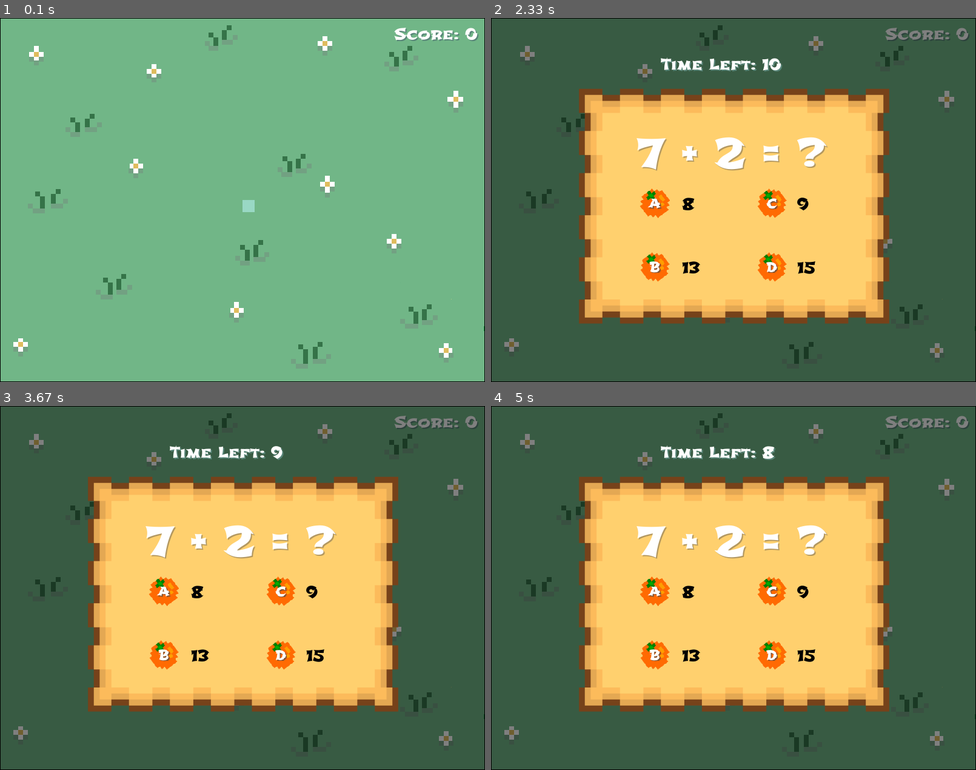
Above: before the commit, frames 1-4 (two rows, left to right).
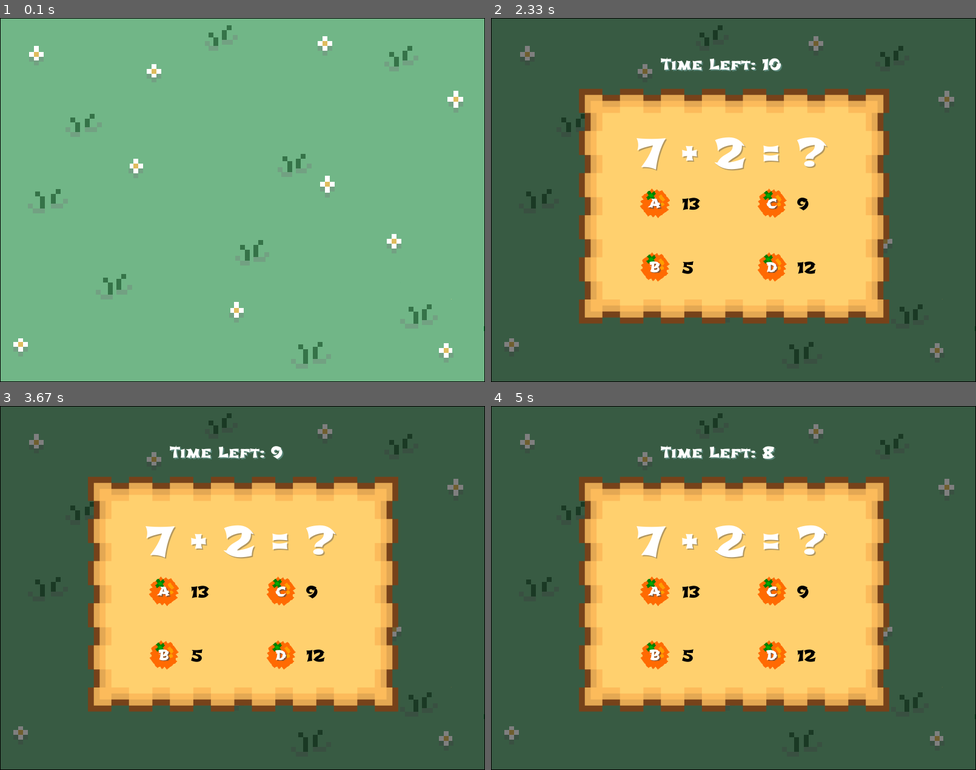
Above: after the commit, the same moments.

Repository: jocelyn-chang/digit-dynasty
Game: pygame game, started from SnakeGame.py
Two runs of this game, one before a commit and one after it. Both use one fixed random seed, a clock stepped at 60 frames per second and the inputs below.
Inputs:
- Up to frame 1 (0.1 s): no input
- Up to frame 2 (2.33 s): no input
- Up to frame 3 (3.67 s): no input
- Up to frame 4 (5 s): no input

The runs differ from the first frame. In frame 1, 0.5% of the frame differs, in the area x 50-99%, y 2-54%; in frame 2, 0.5%, in the area x 39-99%, y 2-71%; in frame 3, 0.5%; in frame 4, 0.5%.

Commit message:
Made some changes

Diff:
--- a/SnakeGame.py
+++ b/SnakeGame.py
@@ -6,47 +6,29 @@
 # Initialize Pygame
 pygame.init()
 
-# Screen dimensions
+# Initializing screen dimensions
 SCREEN_WIDTH = 800
 SCREEN_HEIGHT = 600
-
-# Create the screen
 screen = pygame.display.set_mode((SCREEN_WIDTH, SCREEN_HEIGHT))
+
+# Setting caption for game
 pygame.display.set_caption('SNAKE GAME')
 
-# Create overlay surface
+# Create dark overlay for question screen
 overlay = pygame.Surface((SCREEN_WIDTH, SCREEN_HEIGHT))
 overlay.set_alpha(128)  # Set transparency (0-255)
 overlay.fill((0, 0, 0))  # Fill with black
 
-# Load background image
+# Load images
 BACKGROUND = pygame.image.load("images/snakegamebg.png")
-
-# Load qbox
 QBOX = pygame.image.load("images/snakegameqbox.png")
 
-# # Load fruit image
-# FRUIT_A = pygame.image.load("images/orangea.png").convert_alpha()
+# Load fruit images and scale to the right size
 fruit_size = (50, 50)
-# Load fruit image
-FRUIT_A = pygame.image.load("images/orangea.png").convert_alpha()
-# Scale the fruit image to the new size
-FRUIT_A = pygame.transform.scale(FRUIT_A, fruit_size)
-# Load fruit image
-FRUIT_B = pygame.image.load("images/orangeb.png").convert_alpha()
-# Scale the fruit image to the new size
-FRUIT_B = pygame.transform.scale(FRUIT_B, fruit_size)
-# Load fruit image
-FRUIT_C = pygame.image.load("images/orangec.png").convert_alpha()
-# Scale the fruit image to the new size
-FRUIT_C = pygame.transform.scale(FRUIT_C, fruit_size)
-# Load fruit image
-FRUIT_D = pygame.image.load("images/oranged.png").convert_alpha()
-# Scale the fruit image to the new size
-FRUIT_D = pygame.transform.scale(FRUIT_D, fruit_size)
-
-# # Scale the fruit image to the new size
-# FRUIT_A = pygame.transform.scale(FRUIT_A, fruit_size)
+FRUIT_A = pygame.transform.scale(pygame.image.load("images/orangea.png").convert_alpha(), fruit_size)
+FRUIT_B = pygame.transform.scale(pygame.image.load("images/orangeb.png").convert_alpha(), fruit_size)
+FRUIT_C = pygame.transform.scale(pygame.image.load("images/orangec.png").convert_alpha(), fruit_size)
+FRUIT_D = pygame.transform.scale(pygame.image.load("images/oranged.png").convert_alpha(), fruit_size)
 
 # Clock for controlling game speed
 clock = pygame.time.Clock()
@@ -55,14 +37,17 @@
 gold1 = (230, 224, 174)
 gold2 = (223, 188, 94)
 gold3 = (179, 152, 96)
+
 red1 = (238, 97, 70)
 red2 = (215, 60, 55)
 red3 = (181, 31, 9)
+
 green1 = (116, 217, 219)
 green2 = (153, 216, 196)
 green3 = (113, 182, 135)
 green4 = (88, 133, 120)
 green5 = (117, 132, 133)
+
 black = (0, 0, 0)
 white = (255, 255, 255)
 
@@ -70,9 +55,7 @@
 snake_block = 20
 snake_speed = 10
 
-# Font for displaying score
-font_style = pygame.font.Font("fonts/Shojumaru-Regular.ttf", 25)
-
+# Access the font style with changeable size
 def get_font(size):
   return pygame.font.Font("fonts/Shojumaru-Regular.ttf", size)
 
@@ -80,17 +63,18 @@
 def current_score(score):
   # Shadow text
   shadow = get_font(25).render("Score: " + str(score), True, green4)
-  screen.blit(shadow, [652, 12])
+  screen.blit(shadow, [652, 12]) # Displays text
 
   # Main text
   main = get_font(25).render("Score: " + str(score), True, white)
-  screen.blit(main, [650, 10])
+  screen.blit(main, [650, 10]) # Displays text
 
 # Function to draw the snake
 def snake(snake_block, snake_list):
   for i in snake_list:
-    pygame.draw.rect(screen, green2, [i[0], i[1], snake_block, snake_block])
-
+    pygame.draw.rect(screen, green2, [i[0], i[1], snake_block, snake_block]) # Draws each rectangle of the snake at the right coordinates
+
+# Shows the time left for the question
 def timeLeft(time):
   # Shadow text
   shadow = get_font(25).render("Time Left: " + str(time), True, green4)
@@ -100,79 +84,80 @@
   main = get_font(25).render("Time Left: " + str(time), True, white)
   screen.blit(main, [280, 60])
 
+# NEED TO CHANGE LATER TO USE THE QUESTION CLASS INSTEAD
+# Generates the question and answer
 def question(level):
-  if level < 5:
+  if level < 5: # For single digit addition
     num1 = random.randint(1, 9)
     num2 = random.randint(1, 9)
-  else:
+  else: # For double digit addition
     num1 = random.randint(1, 99)
     num2 = random.randint(1, 99)
 
   ans = num1 + num2
-  return str(num1) + " + " + str(num2) + " = ?" + str(ans)
-  # # Shadow text
-  # shadow = get_font(65).render(str(num1) + " + " + str(num2) + " = ?", True, gold3)
-  # screen.blit(shadow, [242, 182])
-
-  # # Main text
-  # main = get_font(65).render(str(num1) + " + " + str(num2) + " = ?", True, white)
-  # screen.blit(main, [240, 180])
-
+  q = str(num1) + " + " + str(num2) + " = ?"
+  return [q, ans]
+
+# Generates the options for the question
 def options(correctAns):
-  choice1 = int(correctAns) + random.randint(1, 9)
-  choice2 = int(correctAns) - random.randint(1, int(correctAns))
-  choice3 = int(float(correctAns) * (10+random.randint(1, 9))//10)
-  if choice3 == choice2 or choice3 == choice1:
-    choice3 += 1
-
-  choices = [str(choice1), str(choice2), str(choice3), correctAns]
-  choiceA = random.choice(choices)
-  choices.remove(choiceA)
-  choiceB = random.choice(choices)
-  choices.remove(choiceB)
-  choiceC = random.choice(choices)
-  choices.remove(choiceC)
-  choiceD = random.choice(choices)
-  choices.remove(choiceD)
-
-  a = get_font(25).render(choiceA, True, black)
-  b = get_font(25).render(choiceB, True, black)
-  c = get_font(25).render(choiceC, True, black)
-  d = get_font(25).render(choiceD, True, black)
+  opt1 = correctAns + random.randint(1, 5) # altered by adding a random number
+  opt2 = correctAns - random.randint(1, correctAns-1) # altered by subtracting a random number below the answer
+  opt3 = int(float(correctAns) * (10+random.randint(1, 5))//10) # altered by multiplying by a percentage of the answer
+
+  if opt3 == opt2 or opt3 == opt1 or opt3 == correctAns: # changing opt3 if it rounds to a repeat number
+    opt3 += 1
+
+  optList = [str(opt1), str(opt2), str(opt3), str(correctAns)] # list of options
+
+  # Picks out and assigns a random option from the list
+  optA = random.choice(optList)
+  optList.remove(optA)
+  optB = random.choice(optList)
+  optList.remove(optB)
+  optC = random.choice(optList)
+  optList.remove(optC)
+  optD = random.choice(optList)
+
+  # Turn each option into text
+  a = get_font(25).render(optA, True, black)
+  b = get_font(25).render(optB, True, black)
+  c = get_font(25).render(optC, True, black)
+  d = get_font(25).render(optD, True, black)
 
   return [a, b, c, d]
 
-
-
+# Create list of coordinates for the food
+def foodCoordinates(x1, y1):
+  # Randomize position of fruits
+  foodCoord = [[x1, y1]]
+  i = 0
+  while i < 4:
+    num1 = round(random.randrange(0, SCREEN_WIDTH -(snake_block + 40)) / 10.0) * 10.0
+    num2 = round(random.randrange(0, SCREEN_HEIGHT - (snake_block + 40)) / 10.0) * 10.0
+    while foodCoord.__contains__((num1, num2)):
+      num1 = round(random.randrange(0, SCREEN_WIDTH - (snake_block + 40)) / 10.0) * 10.0
+      num2 = round(random.randrange(0, SCREEN_HEIGHT - (snake_block + 40)) / 10.0) * 10.0
+    foodCoord.append([num1, num2])
+    i += 1
+  return foodCoord
+
+# Check if food's been eaten
+# def foodEaten()
 
 # Main game function
-def game(level):
+def game(user):
   run = True
   pause = True
   correct = False
-  currQ = question(level)
-  spliceIndex = currQ.index("?") + 1
-  correctAns = currQ[spliceIndex:]
-  currQ = currQ[:spliceIndex]
+  level = user.get_add()
+  currQNA = question(level)
+  currQ = currQNA[0]
+  correctAns = currQNA[1]
   optionList = options(correctAns)
 
-  # choice1 = int(correctAns) + random.randint(1, 9)
-  # choice2 = int(correctAns) - random.randint(1, 9)
-  # choice3 = int(float(correctAns) * (1+random.randint(1, 9)))
-
-  # choices = [str(choice1), str(choice2), str(choice3), correctAns]
-  # choiceA = random.choice(choices)
-  # choices.remove(choiceA)
-  # choiceB = random.choice(choices)
-  # choices.remove(choiceB)
-  # choiceC = random.choice(choices)
-  # choices.remove(choiceC)
-  # choiceD = random.choice(choices)
-  # choices.remove(choiceD)
-
-  # Snake starting coordinates
-  x1 = SCREEN_WIDTH / 2
-  y1 = SCREEN_HEIGHT / 2
+  # # Snake starting coordinates
+  # x1 = SCREEN_WIDTH / 2
+  # y1 = SCREEN_HEIGHT / 2
 
   # Initialize change in coordinates
   x1_change = 0
@@ -182,25 +167,56 @@
   snake_list = []
   snake_len = 1
 
-  # # Load fruit image
-  # FRUIT_A = pygame.image.load("images/orangea.png").convert_alpha()
-  # # Scale the fruit image to the new size
-  # FRUIT_A = pygame.transform.scale(FRUIT_A, fruit_size)
-
-  # Randomize position of fruit
-  foodx = round(random.randrange(0, SCREEN_WIDTH - snake_block) / 10.0) * 10.0
-  foody = round(random.randrange(0, SCREEN_HEIGHT - snake_block) / 10.0) * 10.0
-
+  # foodx = round(random.randrange(0, SCREEN_WIDTH - snake_block) / 10.0) * 10.0
+  # foody = round(random.randrange(0, SCREEN_HEIGHT - snake_block) / 10.0) * 10.0
+  # # Randomize position of fruits
+  # foodCoord = [(x1, y1)]
+  # i = 0
+  # while i < 4:
+  #   num1 = round(random.randrange(0, SCREEN_WIDTH -(snake_block + 40)) / 10.0) * 10.0
+  #   num2 = round(random.randrange(0, SCREEN_HEIGHT - (snake_block + 40)) / 10.0) * 10.0
+  #   while foodCoord.__contains__((num1, num2)):
+  #     num1 = round(random.randrange(0, SCREEN_WIDTH - (snake_block + 40)) / 10.0) * 10.0
+  #     num2 = round(random.randrange(0, SCREEN_HEIGHT - (snake_block + 40)) / 10.0) * 10.0
+  #   foodCoord.append((num1, num2))
+  #   i += 1
+
+  # foodxa = round(random.randrange(0, SCREEN_WIDTH - snake_block) / 10.0) * 10.0
+  # foodya = round(random.randrange(0, SCREEN_HEIGHT - snake_block) / 10.0) * 10.0
+
+  # foodxb = round(random.randrange(0, SCREEN_WIDTH - snake_block) / 10.0) * 10.0
+  # foodyb = round(random.randrange(0, SCREEN_HEIGHT - snake_block) / 10.0) * 10.0
+
+  # foodxc = round(random.randrange(0, SCREEN_WIDTH - snake_block) / 10.0) * 10.0
+  # foodyc = round(random.randrange(0, SCREEN_HEIGHT - snake_block) / 10.0) * 10.0
+
+  # foodxd = round(random.randrange(0, SCREEN_WIDTH - snake_block) / 10.0) * 10.0
+  # foodyd = round(random.randrange(0, SCREEN_HEIGHT - snake_block) / 10.0) * 10.0
+
+  # Randomize coordinates for each orange
+  foodCoord = foodCoordinates(SCREEN_WIDTH/2, SCREEN_HEIGHT/2)
+  foodxa = foodCoord[1][0]
+  foodya = foodCoord[1][1]
+
+  foodxb = foodCoord[2][0]
+  foodyb = foodCoord[2][1]
+
+  foodxc = foodCoord[3][0]
+  foodyc = foodCoord[3][1]
+
+  foodxd = foodCoord[4][0]
+  foodyd = foodCoord[4][1]
+
+  # Delay the question screen
   elements_delay_counter = 20
-  # change countdown to a minute later
+
+  # Adjust counter according to level, 10 seconds for < 5 and 30 seconds otherwise
   if level < 5:
     countdown = 600
     timerDown = 10
   else:
     countdown = 1800
     timerDown = 30
-
-  # time.sleep(2)
 
   while run:
     # Event handling
@@ -225,12 +241,12 @@
         x1_change = 0
 
     # Update snake position
-    x1 += x1_change
-    y1 += y1_change
+    foodCoord[0][0] += x1_change
+    foodCoord[0][1] += y1_change
       # print("x1: " + str(x1))
       # print("y1: " + str(y1))
 
-    snake_list.append([x1, y1])
+    snake_list.append([foodCoord[0][0], foodCoord[0][1]])
 
     # If snake length exceeds current length, remove the tail
     if len(snake_list) > snake_len:
@@ -238,14 +254,16 @@
 
     # Draw elements on screen
     screen.blit(BACKGROUND, (0, 0))
-    snake(snake_block, snake_list)
-    # screen.blit(FRUIT_A, (foodx, foody))
-    current_score(snake_len - 1)
+    # snake(snake_block, snake_list)
+    # # screen.blit(FRUIT_A, (foodx, foody))
+    # current_score(snake_len - 1)
     # Blit overlay on top of everything
     if elements_delay_counter > 0:
       elements_delay_counter -= 1
+      print(elements_delay_counter)
     else:
-      if countdown > 0:
+      if countdown > 0 and pause == True and timerDown > 0:
+
         countdown -= 1
         screen.blit(overlay, (0, 0))
         screen.blit(QBOX, (141, 115))
@@ -275,15 +293,38 @@
         if countdown % 10 == 0 and timerDown > 0:
           timerDown -= 1
 
+      else:
+        pause = False
+
       # print("foodx: " + str(foodx))
       # print("foody: " + str(foody))
-
+      if pause == False:
       # Check if snake has eaten the fruit
       # if x1 == foodx and y1 == foody:
-    if x1 >= (foodx-20) and x1 <= (foodx+30) and y1 >= (foody-20) and y1 <= (foody+40):
-      foodx = round(random.randrange(0, SCREEN_WIDTH - snake_block) / 10.0) * 10.0
-      foody = round(random.randrange(0, SCREEN_HEIGHT - snake_block) / 10.0) * 10.0
+        snake(snake_block, snake_list)
+    # screen.blit(FRUIT_A, (foodx, foody))
+        current_score(snake_len - 1)
+        screen.blit(FRUIT_A, (foodCoord[1][0], foodCoord[1][1]))
+        screen.blit(FRUIT_B, (foodxb, foodyb))
+        pause == True
+
+
+    if foodCoord[0][0] >= (foodCoord[1][0]-20) and foodCoord[0][0] <= (foodCoord[1][0]+30) and foodCoord[0][1] >= (foodCoord[1][1]-20) and foodCoord[0][1] <= (foodCoord[1][1]+40):
+      # foodx = round(random.randrange(0, SCREEN_WIDTH - snake_block) / 10.0) * 10.0
+      # foody = round(random.randrange(0, SCREEN_HEIGHT - snake_block) / 10.0) * 10.0
+      foodCoord = foodCoordinates(foodCoord[0][0], foodCoord[0][1])
       snake_len += 1
+      pause == True
+      elements_delay_counter = 20
+      # change countdown to a minute later
+      if level < 5:
+        countdown = 600
+        timerDown = 10
+      else:
+        countdown = 1800
+        timerDown = 30
+      print(countdown)
+      print(timerDown)
     pygame.display.flip()
 
     clock.tick(snake_speed)
@@ -291,4 +332,5 @@
   pygame.quit()
 
 # Run the game
-game(3)
+person = Player("jocelyn", 12345678, 0, 0, 0, 0, 0, 0)
+game(person)
--- a/data.csv
+++ b/data.csv
@@ -5,3 +5,4 @@
 eshan,31782314313,0,0,0,0,0
 hanwen,12345678,0,0,0,0,0
 kEVIN,AKSJBDASJK1,0,0,0,0,0
+jocelyn,12345678,0,0,0,0,0
